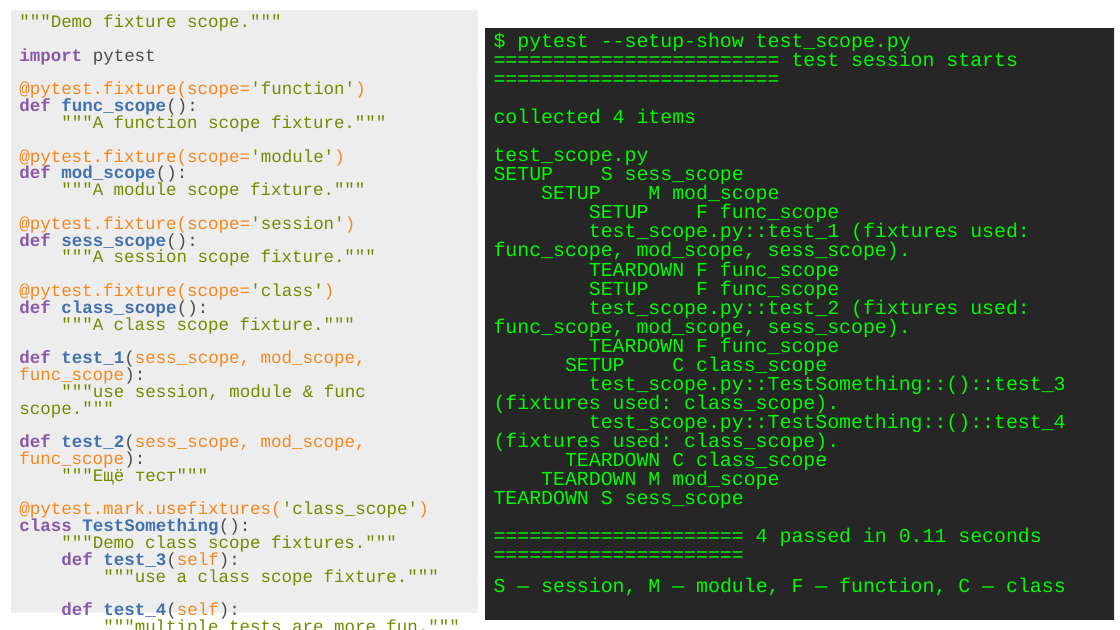
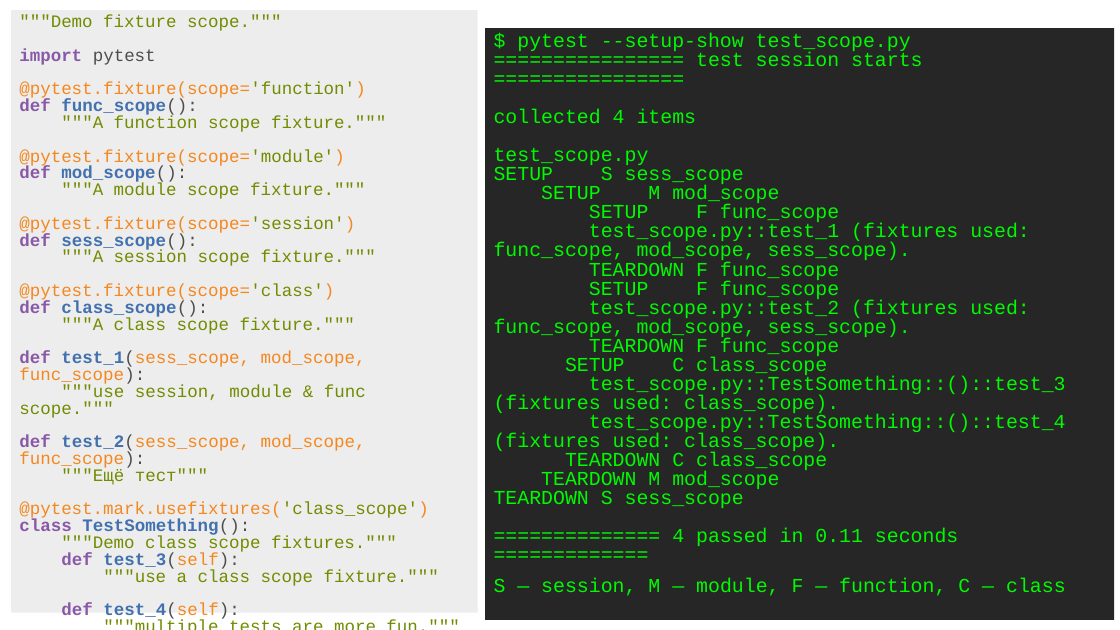
Before and after one commit to xtrueman/prog_instruments, a slide deck: slide 56 of presentations/UnitTests.pptx. Drawn at 1120x630 pixels with LibreOffice and Linux fonts; fonts in the diff are those of the drawing. Boxes give left, top, right and bottom in pixels: in the first picture for what was removed or moved away, otherwise in the second. Text is boxed around its words. In the diff, an @@ line names an element or a change of style, - is before the commit and + after.

```diff
--- a/presentations/UnitTests.pptx
+++ b/presentations/UnitTests.pptx
@@ text at (696,52,922,66): text changed @@
-======================== test session starts ========================
+================ test session starts ================
@@ text at (672,528,958,546): text changed @@
-===================== 4 passed in 0.11 seconds =====================
+============== 4 passed in 0.11 seconds =============
```
Also in this commit, not shown: 6 other files.
